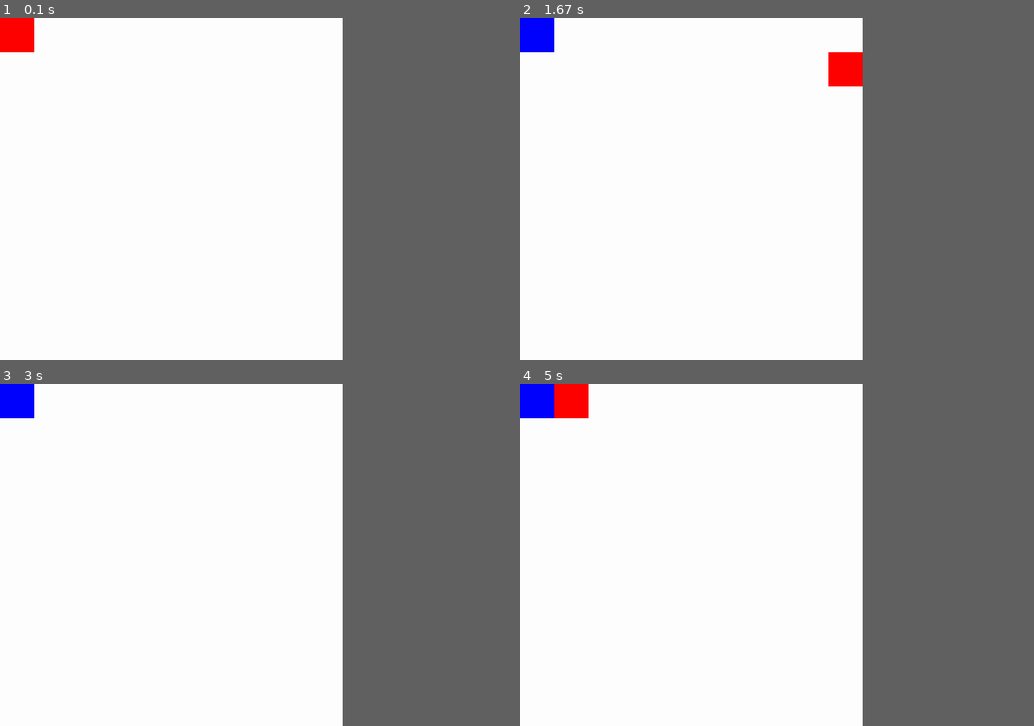
Above: before the commit, frames 1-4 (two rows, left to right).
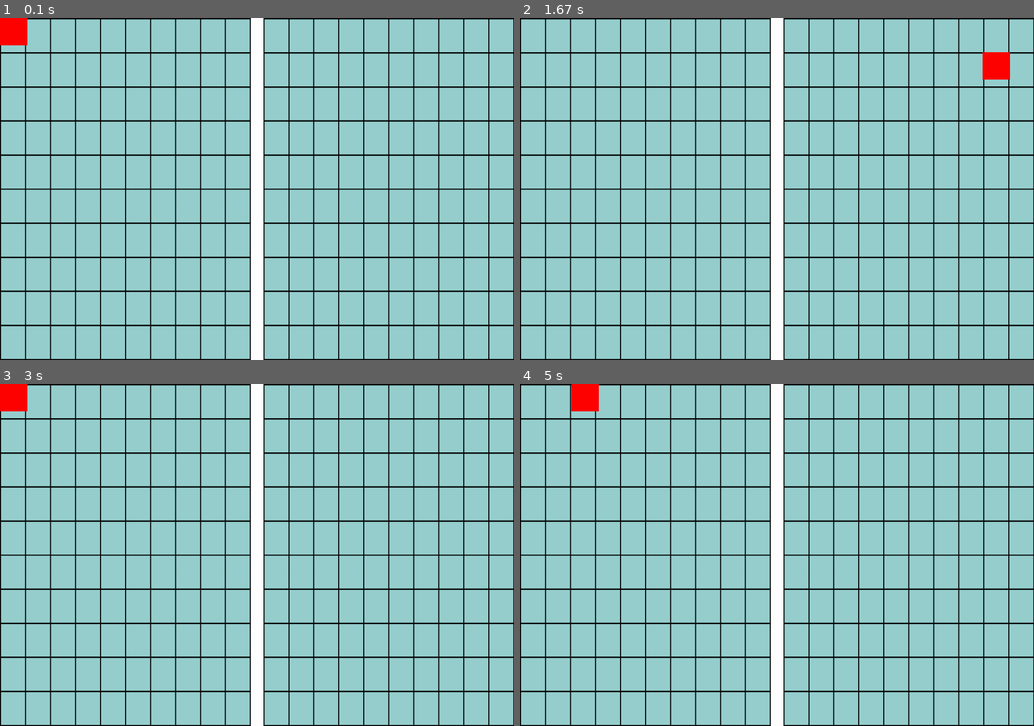
Above: after the commit, the same moments.

Repository: JohnDNewman/EECS_581_project_1
Game: pygame game, started from test.py
The game is run twice, just before and just after one commit, with the same random seed, the same clock (stepped at 60 frames per second) and the same inputs.
Inputs:
- Up to frame 1 (0.1 s): no input
- Up to frame 2 (1.67 s): tap Enter at 0.33 s; hold Left 0.67-1.2 s; hold Down 1.23-1.53 s; hold Left from 1.57 s (still down)
- Up to frame 3 (3 s): release Left at 1.97 s; hold Up 2-2.37 s; hold Right from 2.4 s (still down)
- Up to frame 4 (5 s): release Right at 3.03 s; hold Down 3.07-3.43 s; hold Left 3.47-3.93 s; hold Right 3.97-4.43 s; hold Up 4.47-4.77 s; hold Right from 4.8 s (still down)
In our replay, the window is 600x600 before the commit and 900x600 after it. These sizes can differ from the game's own. Grey fills any space a smaller window leaves; there, only what the larger window draws over its background counts as a difference.

The runs differ from the first frame. In frame 1, 68% of the frame differs, in the area x 0-100%, y 0-100%; in frame 2, 68%; in frame 3, 68%; in frame 4, 68%.

Commit message:
Working on ship placement with assets

Diff:
--- a/test.py
+++ b/test.py
@@ -1,18 +1,47 @@
 # Making this file to test pygame stuff
 import pygame as pg
+import os
+
+
+class Image:
+
+    def __init__(self, picture,x,y):
+        self.picture = picture
+        self.x = x
+        self.y = y
+
+
+
 pg.init()
 
 running = True
-x = 1000
+x = 1500
 y = 1000
+
+right_half_x = x/2
+right_half_y = y/2
+
 single_square_x = x / 10
 single_square_y = y / 10
+
 
 max_x = x - single_square_x
 max_y = y - single_square_y
 
+board = pg.image.load(os.path.join('assets','background.png'))
+board = pg.transform.scale(board,(x,y))
+
+shipImgs =         [pg.image.load(os.path.join('assets', 'RedShip1.png')),     # loads all ship images
+                     pg.image.load(os.path.join('assets', 'RedShip2.png')),
+                     pg.image.load(os.path.join('assets', 'RedShip3.png')),
+                     pg.image.load(os.path.join('assets', 'RedShip4.png')),
+                     pg.image.load(os.path.join('assets', 'RedShip5.png'))]
+
+placed_ship_objects = []
+
+
 screen =  pg.display.set_mode((x,y))
-cursor = pg.Rect((0,0), (100,100))
+cursor = pg.Rect((0,0), (80,80))
 font = pg.font.Font(None, 36)
 text_surface = font.render("What Direction will the ship extend?", True, (0,0,0))
 
@@ -29,10 +58,14 @@
 
 while running:
     screen.fill("white")
+    screen.blit(board,(0,0))
     pg.draw.rect(screen, 'red', cursor)
 
     for ship in ships:
         pg.draw.rect(screen, 'blue', ship)
+
+    for image in placed_ship_objects:
+        screen.blit(image.picture, (image.x,image.y))
 
     if placePrompt:
         screen.blit(text_surface, (500,500))
@@ -57,8 +90,11 @@
             if event.key == pg.K_RIGHT:
                 if placePrompt:
                     curShipSize = shipSizes[shipsLeft-1]    # If we have 5 ships left, we want the 4th index. 4 left, 3rd index, and so on
-                    newShip = pg.Rect((cursor.x,cursor.y), (curShipSize * single_square_x,single_square_y))     # Create a new rectangle of the new ship
-                    ships.append(newShip)
+                    cur_ship_image = shipImgs[shipsLeft-1]
+                    cur_ship_image = pg.transform.rotate(cur_ship_image,90)
+                    placed_ship_objects.append(Image(cur_ship_image,cursor.x,cursor.y))
+                    #newShip = pg.Rect((cursor.x,cursor.y), (curShipSize * single_square_x,single_square_y))     # Create a new rectangle of the new ship
+                    #ships.append(newShip)
                     shipsLeft -= 1
                     cursor.x = 0
                     cursor.y = 0
@@ -73,8 +109,11 @@
             elif event.key == pg.K_LEFT:
                 if placePrompt:
                     curShipSize = shipSizes[shipsLeft-1]    # If we have 5 ships left, we want the 4th index. 4 left, 3rd index, and so on
+                    cur_ship_image = shipImgs[shipsLeft-1]
+                    cur_ship_image = pg.transform.rotate(cur_ship_image,-90)
+                    placed_ship_objects.append(Image(cur_ship_image,cursor.x-(curShipSize * single_square_x)+single_square_x,cursor.y))
                     newShip = pg.Rect((cursor.x - (curShipSize * single_square_x) + single_square_x,cursor.y), (curShipSize * single_square_x,single_square_y))     # Create a new rectangle of the new ship
-                    ships.append(newShip)
+                    #ships.append(newShip)
                     shipsLeft -= 1
                     cursor.x = 0
                     cursor.y = 0
@@ -89,8 +128,10 @@
             elif event.key == pg.K_DOWN:
                 if placePrompt:
                     curShipSize = shipSizes[shipsLeft-1]    # If we have 5 ships left, we want the 4th index. 4 left, 3rd index, and so on
-                    newShip = pg.Rect((cursor.x,cursor.y), (single_square_x, curShipSize * single_square_y))     # Create a new rectangle of the new ship
-                    ships.append(newShip)
+                    cur_ship_image = shipImgs[shipsLeft-1]
+                    placed_ship_objects.append(Image(cur_ship_image,cursor.x,cursor.y))
+                    #newShip = pg.Rect((cursor.x,cursor.y), (single_square_x, curShipSize * single_square_y))     # Create a new rectangle of the new ship
+                    #ships.append(newShip)
                     shipsLeft -= 1
                     cursor.x = 0
                     cursor.y = 0
@@ -105,8 +146,10 @@
             elif event.key == pg.K_UP:
                 if placePrompt:
                     curShipSize = shipSizes[shipsLeft-1]    # If we have 5 ships left, we want the 4th index. 4 left, 3rd index, and so on
-                    newShip = pg.Rect((cursor.x,cursor.y - (curShipSize * single_square_y) + single_square_y), (single_square_x, curShipSize* single_square_y))     # Create a new rectangle of the new ship
-                    ships.append(newShip)
+                    cur_ship_image = shipImgs[shipsLeft-1]
+                    placed_ship_objects.append(Image(cur_ship_image,cursor.x,cursor.y-curShipSize * single_square_y + single_square_y))
+                    #newShip = pg.Rect((cursor.x,cursor.y - (curShipSize * single_square_y) + single_square_y), (single_square_x, curShipSize* single_square_y))     # Create a new rectangle of the new ship
+                    #ships.append(newShip)
                     shipsLeft -= 1
                     cursor.x = 0
                     cursor.y = 0
